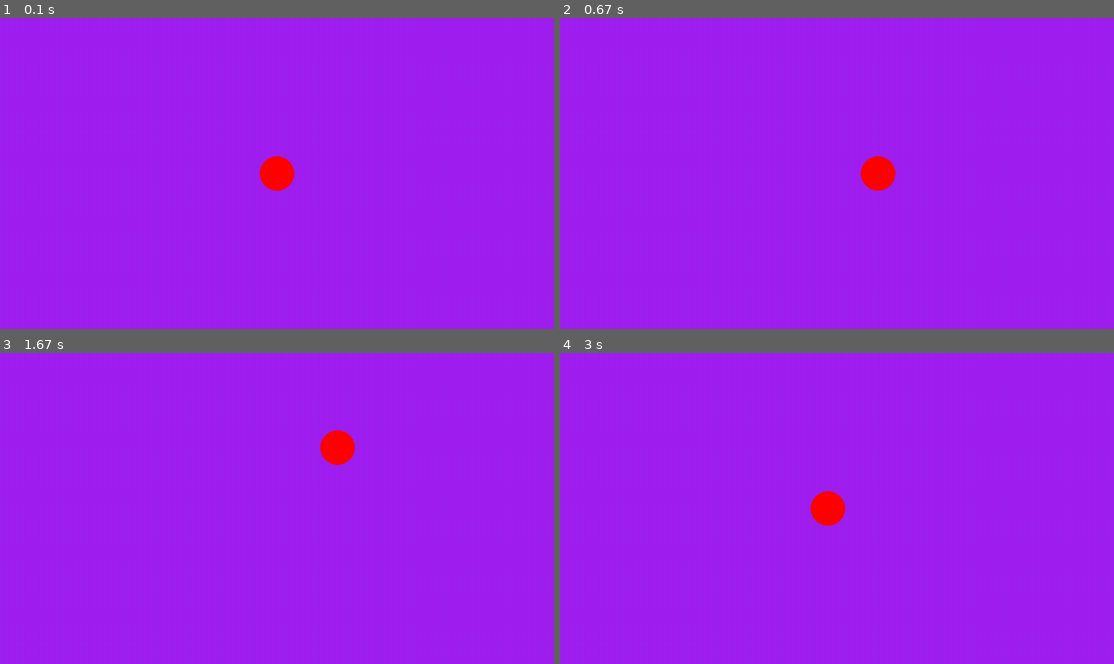
Above: before the commit, frames 1-4 (two rows, left to right).
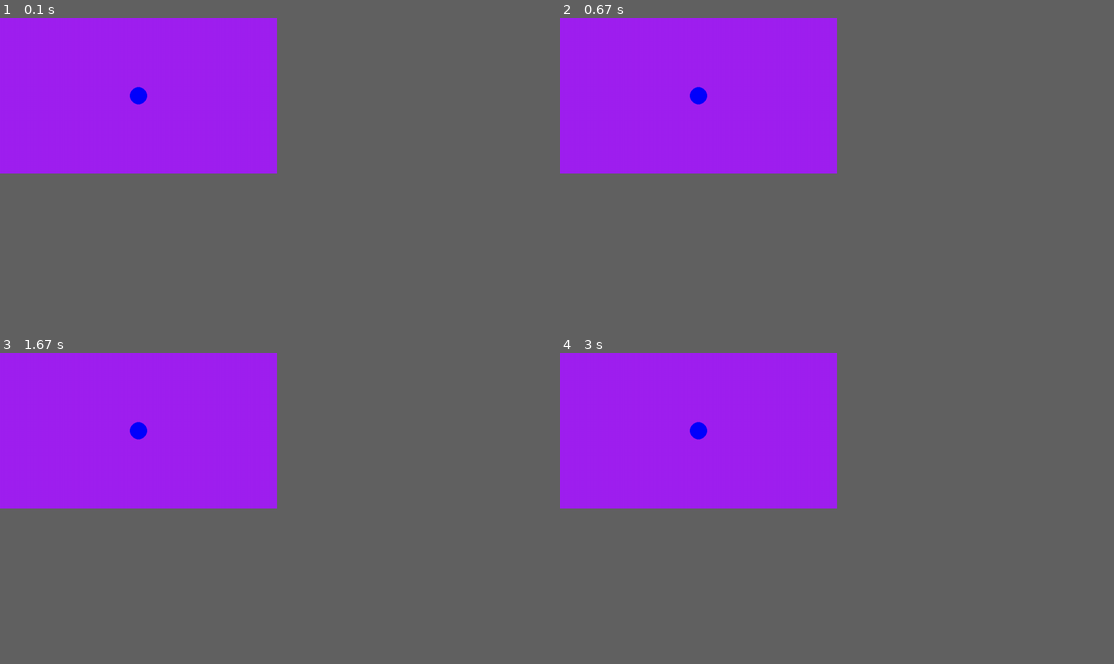
Above: after the commit, the same moments.

Repository: RyanAGardner/durfuur
Game: pygame game, started from examples/pygame 1.0.py
Two runs of this game, one before a commit and one after it. Both use one fixed random seed, a clock stepped at 60 frames per second and the inputs below.
Inputs:
- Up to frame 1 (0.1 s): no input
- Up to frame 2 (0.67 s): hold D from 0.33 s (still down)
- Up to frame 3 (1.67 s): release D at 0.8 s; hold W 0.83-1.3 s
- Up to frame 4 (3 s): hold A 1.83-2.37 s; hold S 2.4-2.87 s
In our replay, the window is 900x506 before the commit and 450x253 after it. These sizes can differ from the game's own. Grey fills any space a smaller window leaves; there, only what the larger window draws over its background counts as a difference.

The runs differ from the first frame. In frame 1, 0.7% of the frame differs, in the area x 23-54%, y 22-56%; in frame 2, 0.7%; in frame 3, 0.7%; in frame 4, 0.7%.

Commit message:
tutorial tot lesson 4 gemaakt en alles opgeschreven

Diff:
--- a/examples/pygame 1.0.py
+++ b/examples/pygame 1.0.py
@@ -3,7 +3,7 @@
 
 # pygame setup
 pygame.init()
-screen = pygame.display.set_mode((1280, 720))
+screen = pygame.display.set_mode((640, 360))
 clock = pygame.time.Clock()
 running = True
 dt = 0
@@ -20,17 +20,17 @@
     # fill the screen with a color to wipe away anything from last frame
     screen.fill("purple")
 
-    pygame.draw.circle(screen, "red", player_pos, 40)
+    pygame.draw.circle(screen, "blue", player_pos, 20)
 
     keys = pygame.key.get_pressed()
     if keys[pygame.K_w]:
-        player_pos.y -= 300 * dt
+        player_pos.y -= 150 * dt
     if keys[pygame.K_s]:
-        player_pos.y += 300 * dt
+        player_pos.y += 150 * dt
     if keys[pygame.K_a]:
-        player_pos.x -= 300 * dt
+        player_pos.x -= 150 * dt
     if keys[pygame.K_d]:
-        player_pos.x += 300 * dt
+        player_pos.x += 150 * dt
 
     # flip() the display to put your work on screen
     pygame.display.flip()
@@ -38,6 +38,6 @@
     # limits FPS to 60
     # dt is delta time in seconds since last frame, used for framerate-
     # independent physics.
-    dt = clock.tick(60) / 1000
+dt = clock.tick(60) / 1000
 
 pygame.quit()
--- a/main.py
+++ b/main.py
@@ -1 +1,43 @@
-print("ik ben ryan")
+# Example file showing a circle moving on screen
+import pygame
+
+# pygame setup
+pygame.init()
+screen = pygame.display.set_mode((640, 360))
+clock = pygame.time.Clock()
+running = True
+dt = 0
+
+player_pos = pygame.Vector2(screen.get_width() / 2, screen.get_height() / 2)
+
+while running:
+    # poll for events
+    # pygame.QUIT event means the user clicked X to close your window
+    for event in pygame.event.get():
+        if event.type == pygame.QUIT:
+            running = False
+
+    # fill the screen with a color to wipe away anything from last frame
+    screen.fill("purple")
+
+    pygame.draw.circle(screen, "blue", player_pos, 20)
+
+    keys = pygame.key.get_pressed()
+    if keys[pygame.K_UP]:
+        player_pos.y -= 150 * dt
+    if keys[pygame.K_DOWN]:
+        player_pos.y += 150 * dt
+    if keys[pygame.K_LEFT]:
+        player_pos.x -= 150 * dt
+    if keys[pygame.K_RIGHT]:
+        player_pos.x += 150 * dt
+
+    # flip() the display to put your work on screen
+    pygame.display.flip()
+
+    # limits FPS to 60
+    # dt is delta time in seconds since last frame, used for framerate-
+    # independent physics.
+dt = clock.tick(60) / 1000
+
+pygame.quit()
--- /dev/null
+++ b/tutorial/lesson 2.py
@@ -0,0 +1,3 @@
+age = 10
+age = 25
+print(age)
--- /dev/null
+++ b/tutorial/lesson 3.py
@@ -0,0 +1,14 @@
+word = 'Python'
+print(len(word))
+print(word.upper())
+print(word.capitalize())
+
+word2 = 'Python'
+print(word.swapcase())
+print(word2)
+
+print("Hi" + '' +"there")
+
+print(2**3)
+
+#int = geheel getal float = komma getal
--- /dev/null
+++ b/tutorial/lesson 4.py
@@ -0,0 +1,37 @@
+import math
+from os import read
+
+age = 0
+
+if age >= 13:
+    print('teen!!!!!!!')
+else:
+    print('kid!')
+
+age2 = 7
+age2 = math.ceil(age2)
+if age2 >= 13:
+    print("Teen")
+elif age2 >= 8:
+    print("Kid")
+else:
+    print("Little")
+print('age:', age2)
+
+temp = 1000
+if temp > 100:
+    print("tooo warm day!")
+elif temp > 25:
+    print("Hot day!")
+elif temp > 15:
+    print("Nice day!")
+else:
+    print("Cold day!")
+
+
+
+password = 'python123'
+if password == "python123":
+    print("Access granted!")
+else:
+    print("Wrong password!")
--- /dev/null
+++ b/tutorial/lesson1.py
@@ -0,0 +1,3 @@
+print("hello")
+print("i love coding")
+print("python is awesome")
Not shown, added: tutorial/README.md
